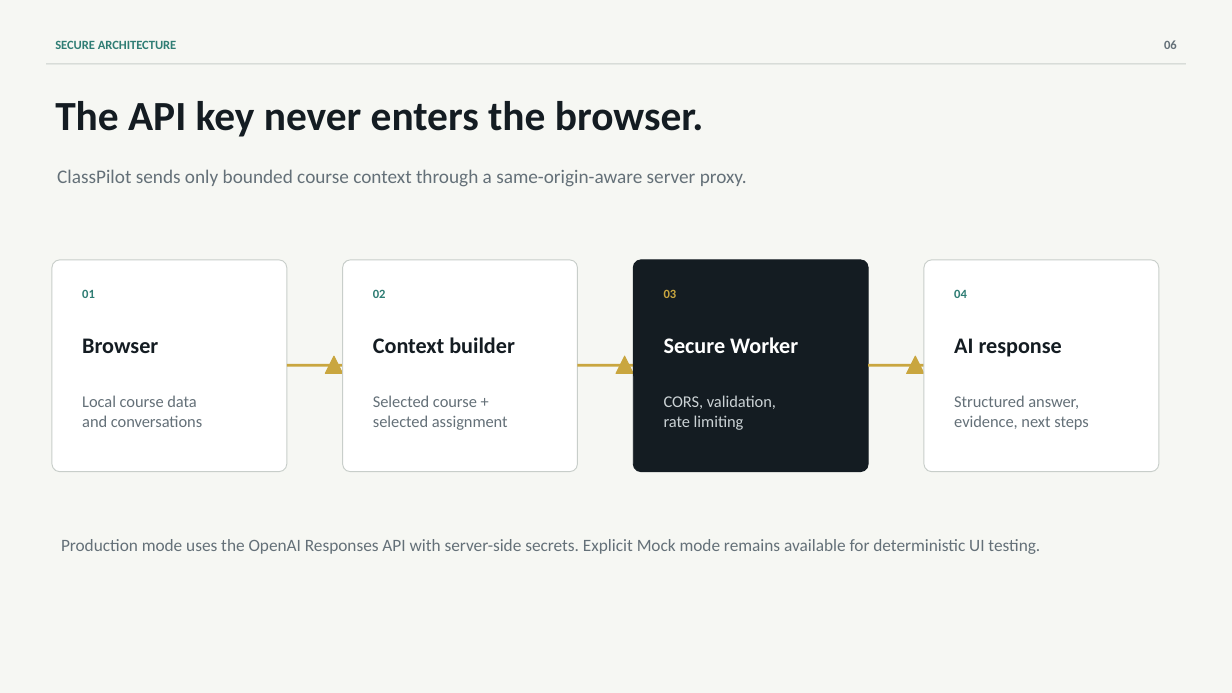
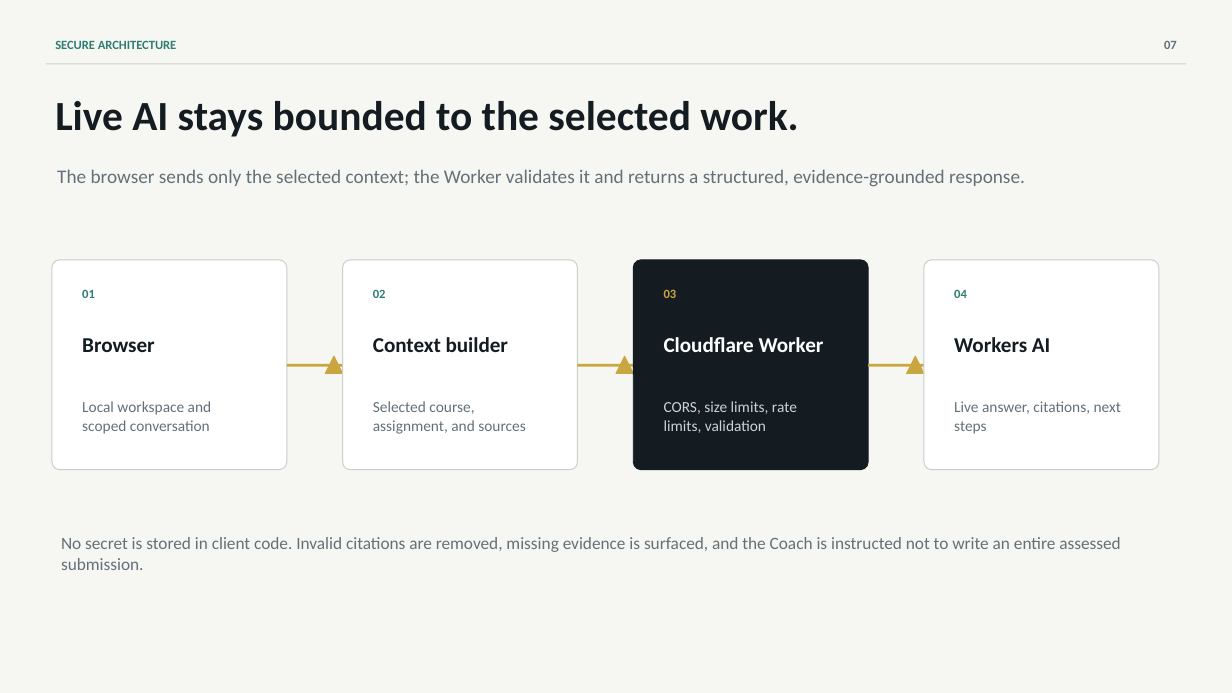
Before and after one commit to CNGEI2/classpilot-ai-website, a slide deck: slide 7 of product-presentation/ClassPilot-AI-Product-Introduction.pptx (slide 6 before the commit). Drawn at 1232x693 pixels with LibreOffice and Linux fonts; fonts in the diff are those of the drawing. Boxes give left, top, right and bottom in pixels: in the first picture for what was removed or moved away, otherwise in the second. Text is boxed around its words. In the diff, an @@ line names an element or a change of style, - is before the commit and + after.

Commit message:
Update product deck for live conversational Coach

```diff
--- a/product-presentation/ClassPilot-AI-Product-Introduction.pptx
+++ b/product-presentation/ClassPilot-AI-Product-Introduction.pptx
@@ text at box(1164, 41, 1177, 49): text changed @@
-06
+07
@@ text at box(55, 101, 798, 137): text changed @@
-The API key never enters the browser.
+Live AI stays bounded to the selected work.
@@ text at box(57, 169, 1025, 187): text changed @@
-ClassPilot sends only bounded course context through a same-origin-aware server proxy.
+The browser sends only the selected context; the Worker validates it and returns a structured, evidence-grounded response.
@@ proportions changed in 4 elements at box(52, 260, 287, 470), box(343, 260, 578, 470), box(633, 260, 868, 470), box(924, 260, 1159, 470) @@
@@ text "Browser" at box(82, 338, 154, 352): size 17.2 to 16.5 pt @@
@@ text "Context builder" at box(373, 337, 508, 352): size 17.2 to 16.5 pt @@
@@ text at box(664, 337, 824, 352): text changed; size 17.2 to 16.5 pt @@
-Secure Worker
+Cloudflare Worker
@@ text at box(954, 337, 1050, 352): text changed; size 17.2 to 16.5 pt @@
-AI response
+Workers AI
@@ text at box(82, 401, 212, 434): text changed; size 12.8 to 12 pt @@
-Local course data
-and conversations
+Local workspace and scoped conversation
@@ text at box(373, 401, 525, 434): text changed; size 12.8 to 12 pt @@
-Selected course +
-selected assignment
+Selected course, assignment, and sources
@@ text at box(664, 401, 797, 433): text changed; size 12.8 to 12 pt @@
-CORS, validation,
-rate limiting
+CORS, size limits, rate limits, validation
@@ text at box(954, 401, 1121, 434): text changed; size 12.8 to 12 pt @@
-Structured answer,
-evidence, next steps
+Live answer, citations, next steps
@@ text at box(61, 537, 1121, 570): text changed @@
-Production mode uses the OpenAI Responses API with server-side secrets. Explicit Mock mode remains available for deterministic UI testing.
+No secret is stored in client code. Invalid citations are removed, missing evidence is surfaced, and the Coach is instructed not to write an entire assessed submission.
```
Also in this commit, not shown: 4 other slides changed, 3 slides added, 3 slides removed, 1 other file.
